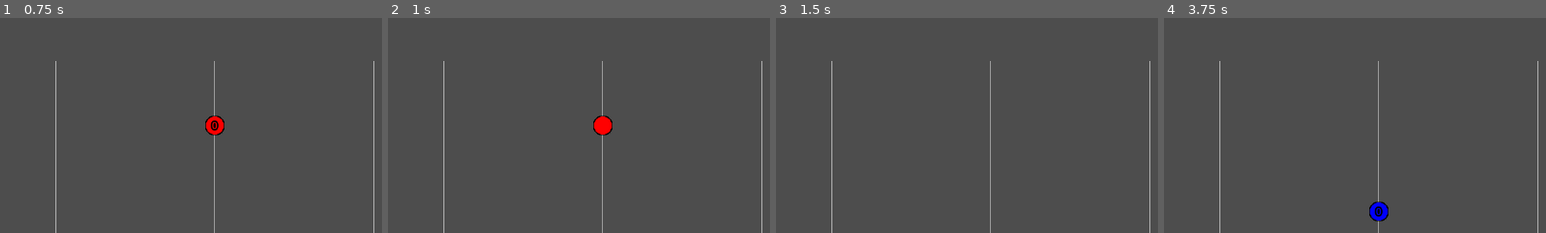
Above: before the commit, frames 1-4 (left to right).
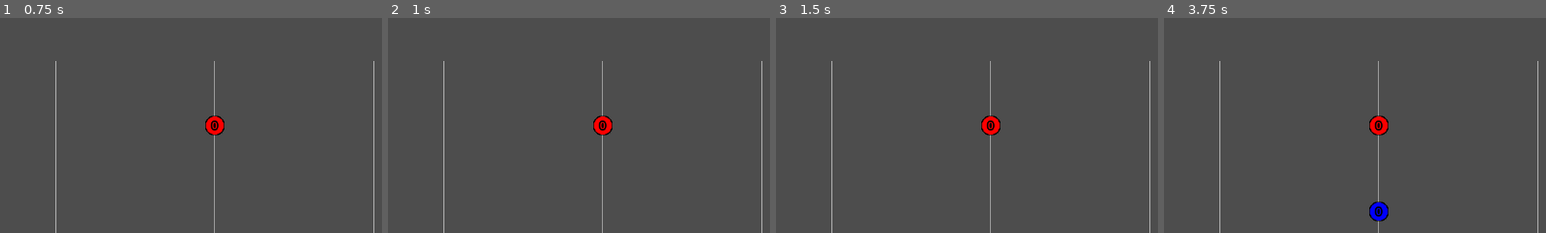
Above: after the commit, the same moments.

Repository: daredevil28/DemonForge
Game: Godot game, scene res://Assets/Scenes/game_scene.tscn
Same seed, same stepped clock (60 frames per second), same inputs: the game is played once before the commit and once after it. Sound files missing from this copy of the repository are replaced by a short silence.
Inputs (mouse positions are % of the whole screen's width and height, from its top left):
- Up to frame 1 (0.75 s): tap Enter at 0.5 s; move the mouse to (72, 45) at 0.52 s; press the mouse at (72, 45) at 0.53 s
- Up to frame 2 (1 s): right-click (72, 45) at 0.8 s
- Up to frame 3 (1.5 s): tap Space (TogglePlay) at 1.25 s; move the mouse to (30, 55) at 1.27 s; release the mouse at (30, 55) at 1.28 s; right-click (30, 55) at 1.35 s; click (30, 55) at 1.42 s
- Up to frame 4 (3.75 s): tap Space (TogglePlay) at 1.55 s; tap Enter at 2, 3.5 s; move the mouse to (60, 28) at 2.02 s; hold Space (TogglePlay) 2.03-2.78 s; click (60, 28) at 2.3 s; move the mouse to (45, 70) at 2.77 s; click (45, 70) at 2.85 s; right-click (45, 70) at 3.05 s; move the mouse to (80, 65) at 3.52 s; hold Right mouse button (RightClick) from 3.53 s (still down); click (80, 65) at 3.67 s
The pictures show only the part of the screen within x 50-100%, y 20-70%; the shares and areas given below are measured in that part.

Frame 1 is identical in both runs. In frame 2, less than 0.1% of the frame differs, in the area x 55-58%, y 47-53%; in frame 3, 0.4%, in the area x 53-59%, y 45-55%; in frame 4, 0.4%.

Commit message:
Can now hover over notes to delete them and turned Note.gd into a class

Diff:
--- a/Assets/Scenes/game_scene.tscn
+++ b/Assets/Scenes/game_scene.tscn
@@ -53,27 +53,27 @@
 
 [node name="NodeLanes" type="Node" parent="GameScene"]
 
-[node name="PurpleNote" parent="GameScene/NodeLanes" groups=["NoteColliders"] instance=ExtResource("9_52jsw")]
+[node name="PurpleNote" parent="GameScene/NodeLanes" groups=["NodeLanes"] instance=ExtResource("9_52jsw")]
 position = Vector2(600, 180)
 note_color = 4
 
-[node name="GreenNote" parent="GameScene/NodeLanes" groups=["NoteColliders"] instance=ExtResource("9_52jsw")]
+[node name="GreenNote" parent="GameScene/NodeLanes" groups=["NodeLanes"] instance=ExtResource("9_52jsw")]
 position = Vector2(600, 252)
 note_color = 6
 
-[node name="RedNote" parent="GameScene/NodeLanes" groups=["NoteColliders"] instance=ExtResource("9_52jsw")]
+[node name="RedNote" parent="GameScene/NodeLanes" groups=["NodeLanes"] instance=ExtResource("9_52jsw")]
 position = Vector2(600, 324)
 note_color = 2
 
-[node name="YellowNote" parent="GameScene/NodeLanes" groups=["NoteColliders"] instance=ExtResource("9_52jsw")]
+[node name="YellowNote" parent="GameScene/NodeLanes" groups=["NodeLanes"] instance=ExtResource("9_52jsw")]
 position = Vector2(600, 396)
 note_color = 1
 
-[node name="BlueNote" parent="GameScene/NodeLanes" groups=["NoteColliders"] instance=ExtResource("9_52jsw")]
+[node name="BlueNote" parent="GameScene/NodeLanes" groups=["NodeLanes"] instance=ExtResource("9_52jsw")]
 position = Vector2(600, 468)
 note_color = 5
 
-[node name="OrangeNote" parent="GameScene/NodeLanes" groups=["NoteColliders"] instance=ExtResource("9_52jsw")]
+[node name="OrangeNote" parent="GameScene/NodeLanes" groups=["NodeLanes"] instance=ExtResource("9_52jsw")]
 position = Vector2(600, 540)
 note_color = 3
 
--- a/Assets/Scenes/note.tscn
+++ b/Assets/Scenes/note.tscn
@@ -8,6 +8,7 @@
 outline_color = Color(0, 0, 0, 1)
 
 [sub_resource type="RectangleShape2D" id="RectangleShape2D_0r3w7"]
+size = Vector2(32, 32)
 
 [node name="Note" type="Node2D"]
 script = ExtResource("1_pn0ml")
@@ -26,8 +27,11 @@
 vertical_alignment = 1
 
 [node name="Area2D" type="Area2D" parent="."]
+monitoring = false
 monitorable = false
 
 [node name="CollisionShape2D" type="CollisionShape2D" parent="Area2D"]
 shape = SubResource("RectangleShape2D_0r3w7")
-disabled = true
+
+[connection signal="mouse_shape_entered" from="Area2D" to="." method="_on_mouse_shape_entered"]
+[connection signal="mouse_shape_exited" from="Area2D" to="." method="_on_mouse_shape_exited"]
--- a/Assets/Scripts/cursor_note.gd
+++ b/Assets/Scripts/cursor_note.gd
@@ -1,4 +1,9 @@
 extends Sprite2D
+
+var canvas_color : Color :
+	set(value):
+		canvas_color = value
+		modulate = value
 
 # Called when the node enters the scene tree for the first time.
 func _ready():
--- a/Assets/Scripts/game_manager.gd
+++ b/Assets/Scripts/game_manager.gd
@@ -12,6 +12,9 @@
 var bpm : float = 60.0
 var snapping_frequency : int = 4
 var is_another_window_focused : bool = false #ui_controller.gd -> check_for_window_focused()
+
+var current_hovered_note : Note
+var current_selected_note : Note
 
 var cursor_note : Node2D #cursor_note.gd -> _ready()
 var current_lane : int
@@ -148,7 +151,7 @@
 		]
 	}
 	var note_array : Array = []
-	for i : Node2D in NoteManager.note_nodes:
+	for i : Note in NoteManager.note_nodes:
 		var individual_note : Dictionary = {
 		"time" : i.time,
 		"color" : i.color,
@@ -178,13 +181,14 @@
 		var seconds_per_beat : float = 60 / bpm
 		if(current_lane != 0):
 			var new_pos : Dictionary = mouse_snapped_screen_pos(get_viewport().get_mouse_position())
-			var note_exists: bool = NoteManager.check_if_note_exists(new_pos["time_pos"], current_lane)
+			var note_exists: bool = NoteManager.check_if_note_exists_at_mouse_location(new_pos["time_pos"], current_lane)
 			if(event.is_action_pressed("LeftClick")):
 				if(!note_exists):
 					NoteManager.add_new_note(new_pos["time_pos"], current_lane)
 			if(event.is_action_pressed("RightClick")):
-				if(note_exists):
-					NoteManager.remove_note_at_time(new_pos["time_pos"], current_lane)
+				if(current_hovered_note != null):
+					NoteManager.remove_note_at_time(current_hovered_note.time, current_hovered_note.color)
+					current_hovered_note = null
 
 		if(event.is_action_pressed("ScrollUp") && !audio_player.playing && !is_another_window_focused):
 			current_pos += seconds_per_beat / snapping_frequency
@@ -204,8 +208,9 @@
 			current_pos = get_closest_snap_value(current_pos)
 		else:
 			if(audio_player.stream != null):
-				for i in NoteManager.note_nodes:
+				for i : Note in NoteManager.note_nodes:
 					if(i.time < current_pos):
+						i.disable_collision()
 						i.visible = false
 					else:
 						continue
--- a/Assets/Scripts/note.gd
+++ b/Assets/Scripts/note.gd
@@ -1,7 +1,12 @@
-extends Node2D
+class_name Note extends Node2D
 
 var time : float = 0
 var color : int = 0
+var canvas_color : Color = Color.WHITE :
+	set(value):
+		canvas_color = value
+		modulate = canvas_color
+@onready var collider : CollisionShape2D = get_node("Area2D/CollisionShape2D")
 
 var interval : int :
 	get:
@@ -9,3 +14,19 @@
 	set(value):
 		interval = value
 		$Label.text = str(value)
+
+func enable_collision() -> void:
+	collider.disabled = false
+
+func disable_collision() -> void:
+	collider.disabled = true
+
+func _on_mouse_shape_entered(id : int):
+	if(GameManager.current_hovered_note == null):
+		modulate = Color(1,1,1)
+		GameManager.current_hovered_note = self
+
+func _on_mouse_shape_exited(id : int):
+	if(GameManager.current_hovered_note == self):
+		GameManager.current_hovered_note = null
+	modulate = canvas_color
--- a/Assets/Scripts/note_manager.gd
+++ b/Assets/Scripts/note_manager.gd
@@ -1,6 +1,6 @@
 extends Node
 
-var note_nodes : Array = []
+var note_nodes : Array[Note] = []
 
 var yellow : Color = Color.YELLOW
 var red : Color = Color.RED
@@ -9,7 +9,7 @@
 var blue : Color = Color.BLUE
 var green : Color = Color.GREEN
 
-@onready var note_colliders : Array = get_tree().get_nodes_in_group("NoteColliders")
+@onready var note_lanes : Array = get_tree().get_nodes_in_group("NodeLanes")
 var note_scene : Resource = load("res://Assets/Scenes/note.tscn")
 
 var offset : float = 200 :
@@ -20,8 +20,8 @@
 func _ready() -> void:
 	#Reset the notes whenever the window is resized
 	get_viewport().size_changed.connect(reset_note_location)
-	#Reset width
-	for i : Node in note_colliders:
+	#Reset width of colliders
+	for i : Node in note_lanes:
 		reset_collision_location(i, i.note_color)
 
 #region Note manipulation
@@ -31,12 +31,11 @@
 
 	for i : int in json_notes.size():
 		var note : Dictionary = json_notes[i]
-		var instance : Node = note_scene.instantiate()
+		var instance : Note = note_scene.instantiate()
 		add_child(instance)
 
 		instance.time = note["time"]
 		instance.color = note["color"]
-		instance.interval = note["interval"]
 		instance.position.y = reset_note_y(instance, note["color"])
 		instance.visible = false
 		note_nodes.append(instance)
@@ -44,9 +43,9 @@
 	GameManager.audio_length = note_nodes.back().time
 
 func reset_note_location() -> void:
-	for i : Node2D in note_nodes:
+	for i : Note in note_nodes:
 		i.position.y = reset_note_y(i, i.color)
-	for i : Node in note_colliders:
+	for i : Node in note_lanes:
 		reset_collision_location(i, i.note_color)
 	play_notes(GameManager.current_pos)
 	#Redraw the lines in drawer.gd
@@ -56,22 +55,22 @@
 	var position : float
 	match color:
 			1:
-				instance.modulate = yellow
+				instance.canvas_color = yellow
 				position = 0.55 * DisplayServer.window_get_size().y
 			2:
-				instance.modulate = red
+				instance.canvas_color = red
 				position = 0.45 * DisplayServer.window_get_size().y
 			3:
-				instance.modulate = orange
+				instance.canvas_color = orange
 				position = 0.75 * DisplayServer.window_get_size().y
 			4:
-				instance.modulate = purple
+				instance.canvas_color = purple
 				position = 0.25 * DisplayServer.window_get_size().y
 			5:
-				instance.modulate = blue
+				instance.canvas_color = blue
 				position = 0.65 * DisplayServer.window_get_size().y
 			6:
-				instance.modulate = green
+				instance.canvas_color = green
 				position = 0.35 * DisplayServer.window_get_size().y
 			_:
 				push_warning("No color found")
@@ -98,7 +97,7 @@
 			push_warning("No color found")
 
 func add_new_note(time : float, color : int) -> void:
-	var instance : Node = note_scene.instantiate()
+	var instance : Note = note_scene.instantiate()
 
 	add_child(instance)
 
@@ -116,7 +115,7 @@
 			note_nodes.remove_at(i)
 			break;
 
-func check_if_note_exists(time : float, color : int) -> bool:
+func check_if_note_exists_at_mouse_location(time : float, color : int) -> bool:
 	for i : int in note_nodes.size():
 		if(note_nodes[i].time == time && note_nodes[i].color == color):
 			return true
@@ -124,31 +123,36 @@
 
 func clear_all_notes() -> void:
 	print("clearing all notes")
-	for i : Object in note_nodes:
+	for i : Note in note_nodes:
 		i.free()
 	note_nodes.clear()
 #endregion
 
 func play_notes(new_time : float) -> void:
 	GameManager.redraw_scene()
-	for i : Node2D in note_nodes:
+	for i : Note in note_nodes:
 		#(NoteTimestamp - TimePassed ) * scroll_speed + offset
 		var new_pos : float = (GameManager.music_time_to_screen_time(i.time) - GameManager.music_time_to_screen_time(new_time)) + offset
 		#Check if the note is outside the frame, hide and skip the iteration if we do
-		if(new_pos > DisplayServer.window_get_size().x + 100 || new_pos < -20):
+		if(new_pos > DisplayServer.window_get_size().x + 20 || new_pos < -20):
 			i.visible = false
+			i.disable_collision()
 			continue
 		if(GameManager.audio_player.playing):
 			if (i.time >= new_time):
-				i.visible = true
+				if(!i.visible):
+					i.visible = true
+					i.enable_collision()
 				i.position.x = new_pos
 			else:
 				if(i.visible):
 					#Make sure the note is actually close enough to the bar before playing the sound
 					if(i.time >= GameManager.current_pos - 0.02):
+						i.disable_collision()
 						get_tree().get_nodes_in_group("Instruments")[i.color - 1].play()
-						print("play audio")
 						i.visible = false
 		else:
 			i.position.x = new_pos
-			i.visible = true
+			if(!i.visible):
+				i.enable_collision()
+				i.visible = true
